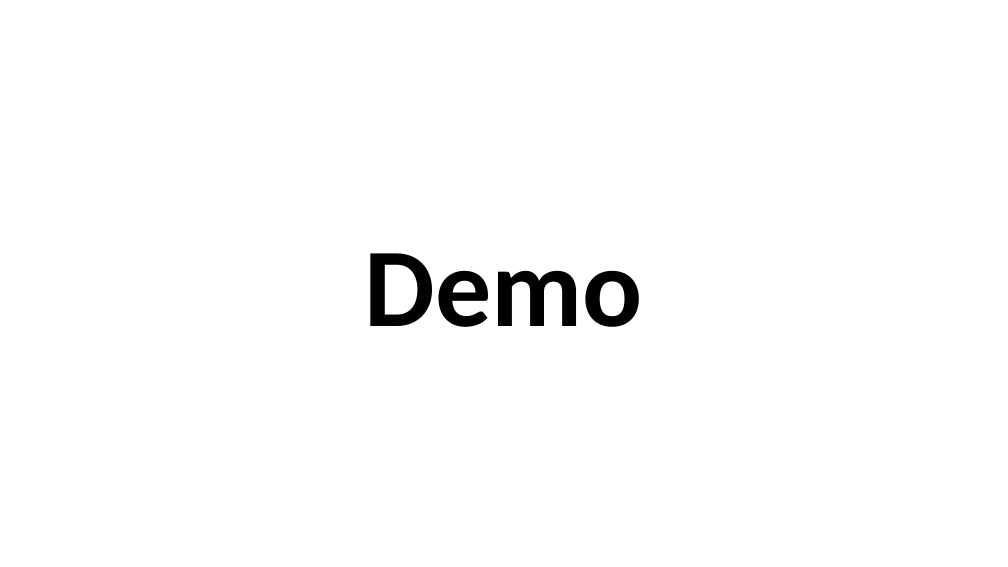
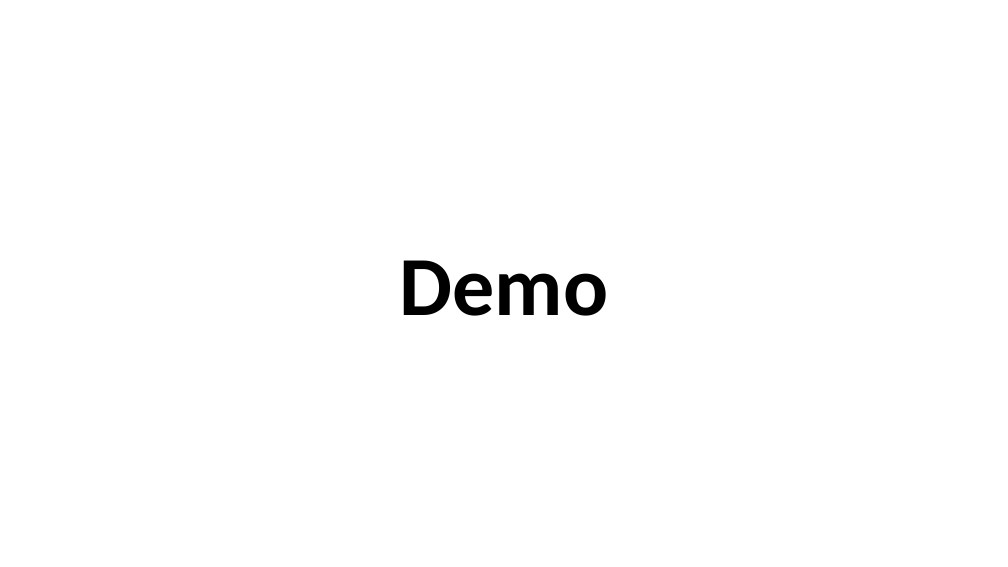
Before and after one commit to EthanHosier/fyp, a slide deck: slide 6 of presentation/slides.pptx. Drawn at 1008x567 pixels with LibreOffice and Linux fonts; fonts in the diff are those of the drawing. Boxes give left, top, right and bottom in pixels: in the first picture for what was removed or moved away, otherwise in the second. Text is boxed around its words. In the diff, an @@ line names an element or a change of style, - is before the commit and + after.

```diff
--- a/presentation/slides.pptx
+++ b/presentation/slides.pptx
@@ text "Demo" at <box>400,260,609,316</box>: size 80 to 60 pt @@
```
Also in this commit, not shown: 6 other slides changed, 1 other file.
